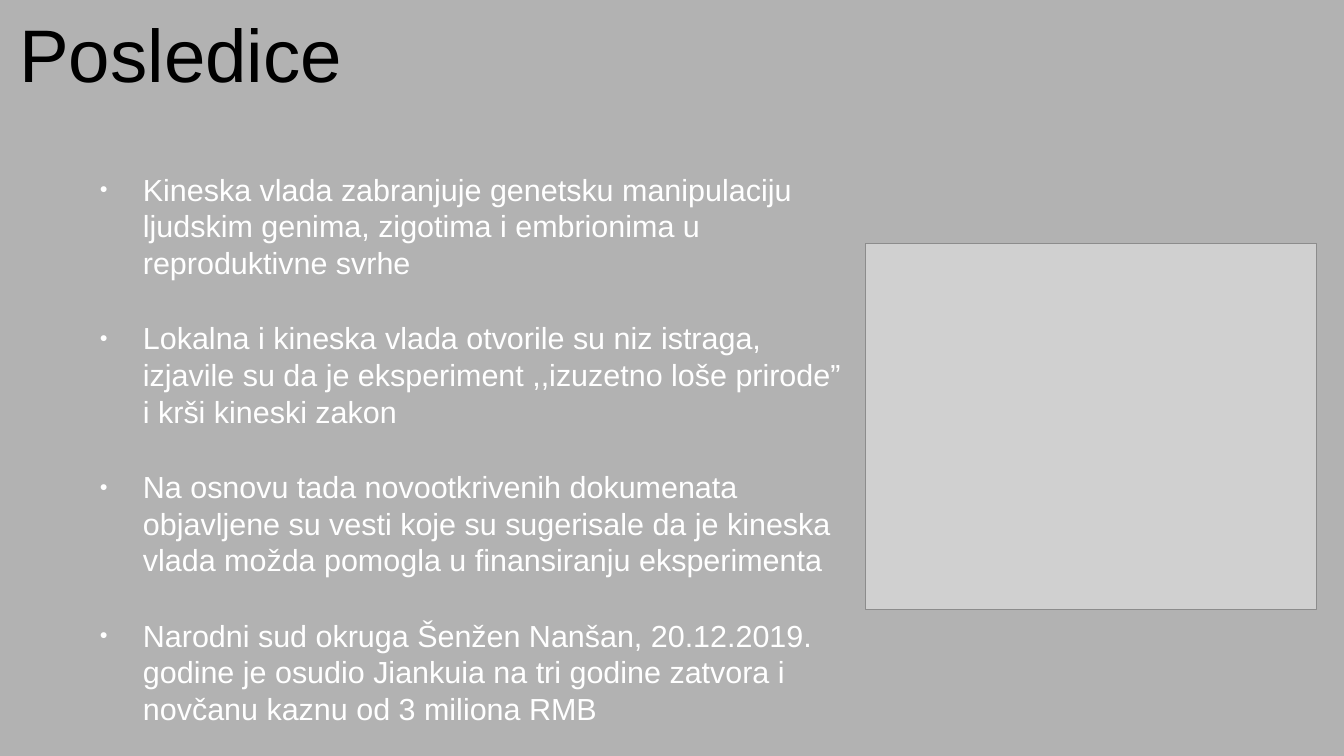
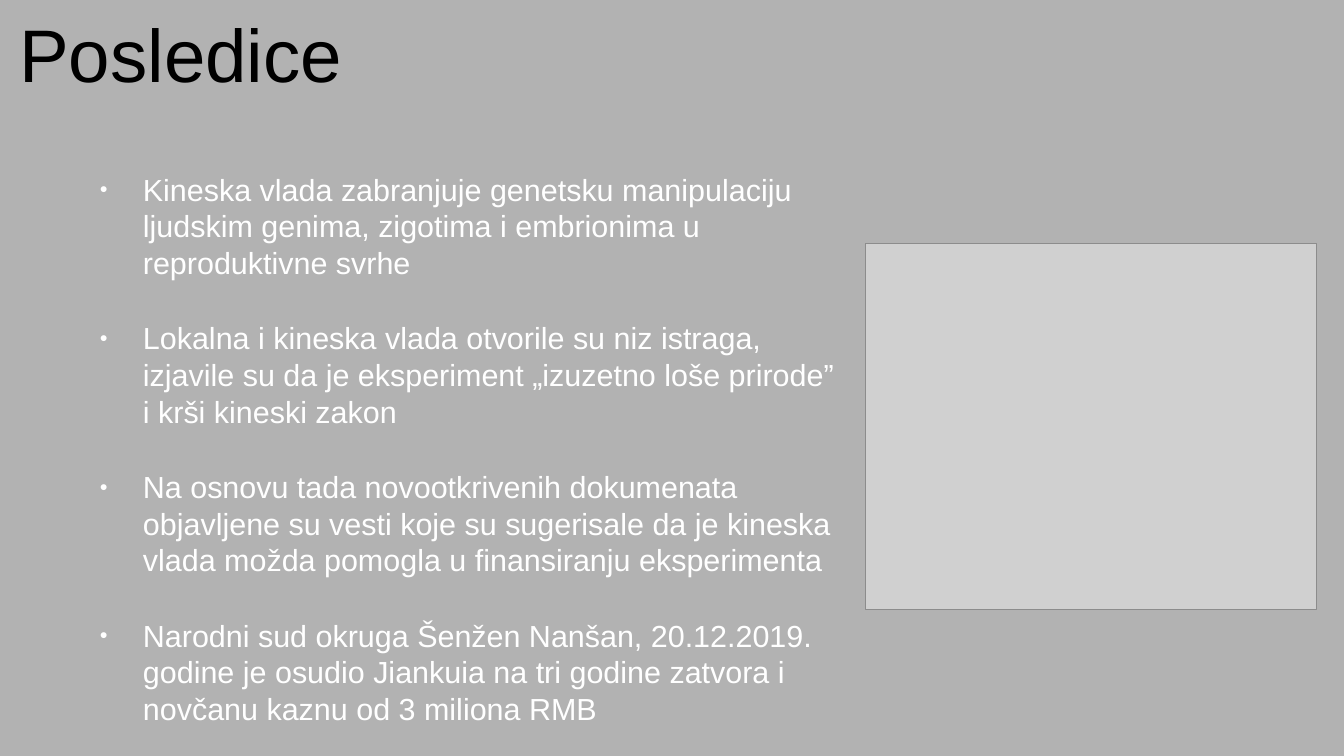
Before and after one commit to NikolaBelak/He-Jiankui-afera, a slide deck: slide 8 of He Jiankui afera.odp. Drawn at 1344x756 pixels with LibreOffice and Linux fonts; fonts in the diff are those of the drawing; grey boxes stand for pictures. Boxes give left, top, right and bottom in pixels: in the first picture for what was removed or moved away, otherwise in the second. Text is boxed around its words. In the diff, an @@ line names an element or a change of style, - is before the commit and + after.

```diff
--- a/He Jiankui afera.odp
+++ b/He Jiankui afera.odp
@@ text at [143,327,834,423]: text changed @@
-● Lokalna i kineska vlada otvorile su niz istraga, izjavile su da je eksperiment ,,izuzetno loše prirode” i krši kineski zakon
+● Lokalna i kineska vlada otvorile su niz istraga, izjavile su da je eksperiment „izuzetno loše prirode” i krši kineski zakon
```
Also in this commit, not shown: 8 other slides changed, 3 slides added, 1 other file.
